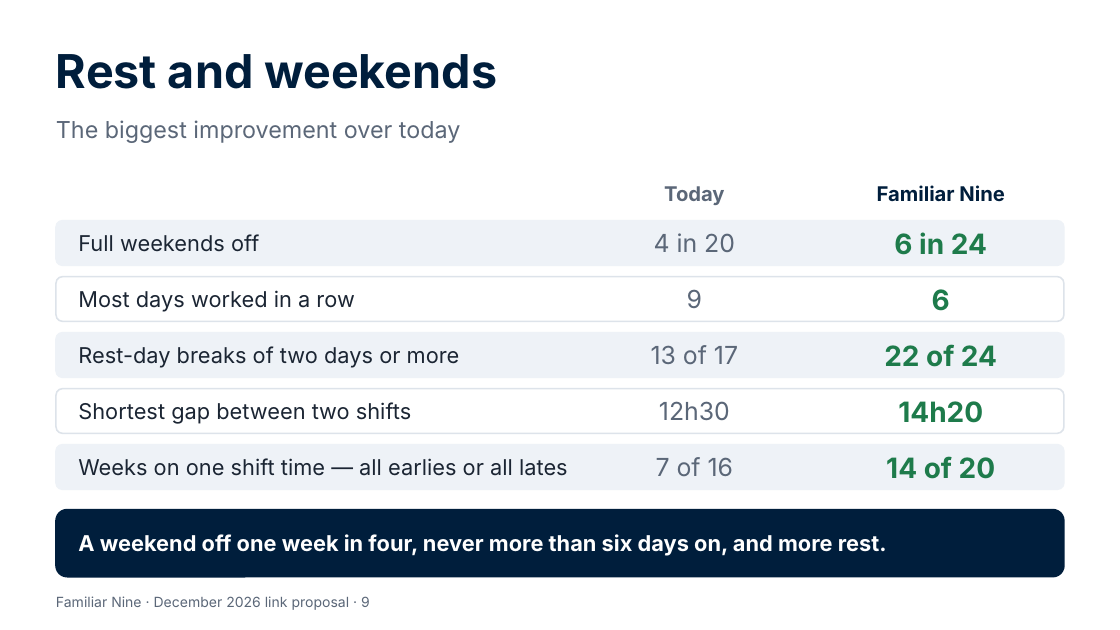
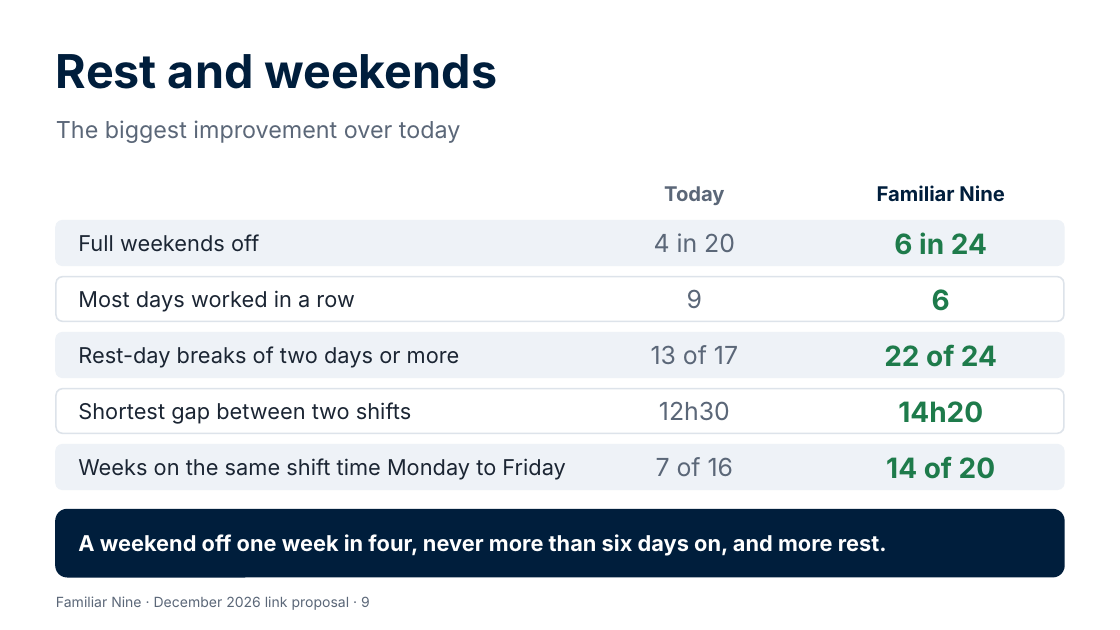
Before and after one commit to Garethdavidmiller/roster-app, a slide deck: slide 9 of docs/proposals/presentations/Familiar-Nine-for-colleagues.pptx. Drawn at 1120x630 pixels with LibreOffice and Linux fonts; fonts in the diff are those of the drawing. Boxes give left, top, right and bottom in pixels: in the first picture for what was removed or moved away, otherwise in the second. Text is boxed around its words. In the diff, an @@ line names an element or a change of style, - is before the commit and + after.

```diff
--- a/docs/proposals/presentations/Familiar-Nine-for-colleagues.pptx
+++ b/docs/proposals/presentations/Familiar-Nine-for-colleagues.pptx
@@ text at bbox=[78, 458, 565, 480]: text changed @@
-Weeks on one shift time — all earlies or all lates
+Weeks on the same shift time Monday to Friday
```
Also in this commit, not shown: 2 other slides changed, 37 other files.
